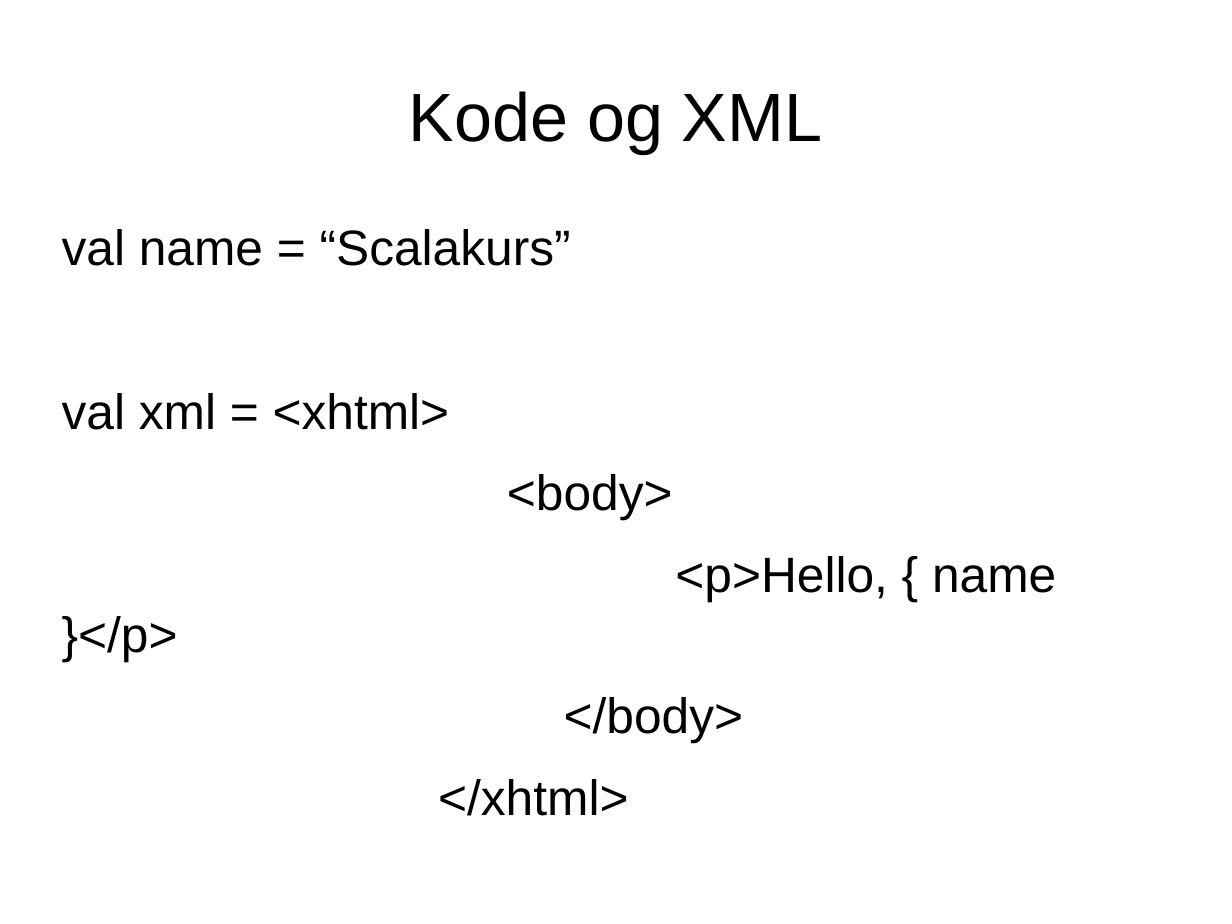
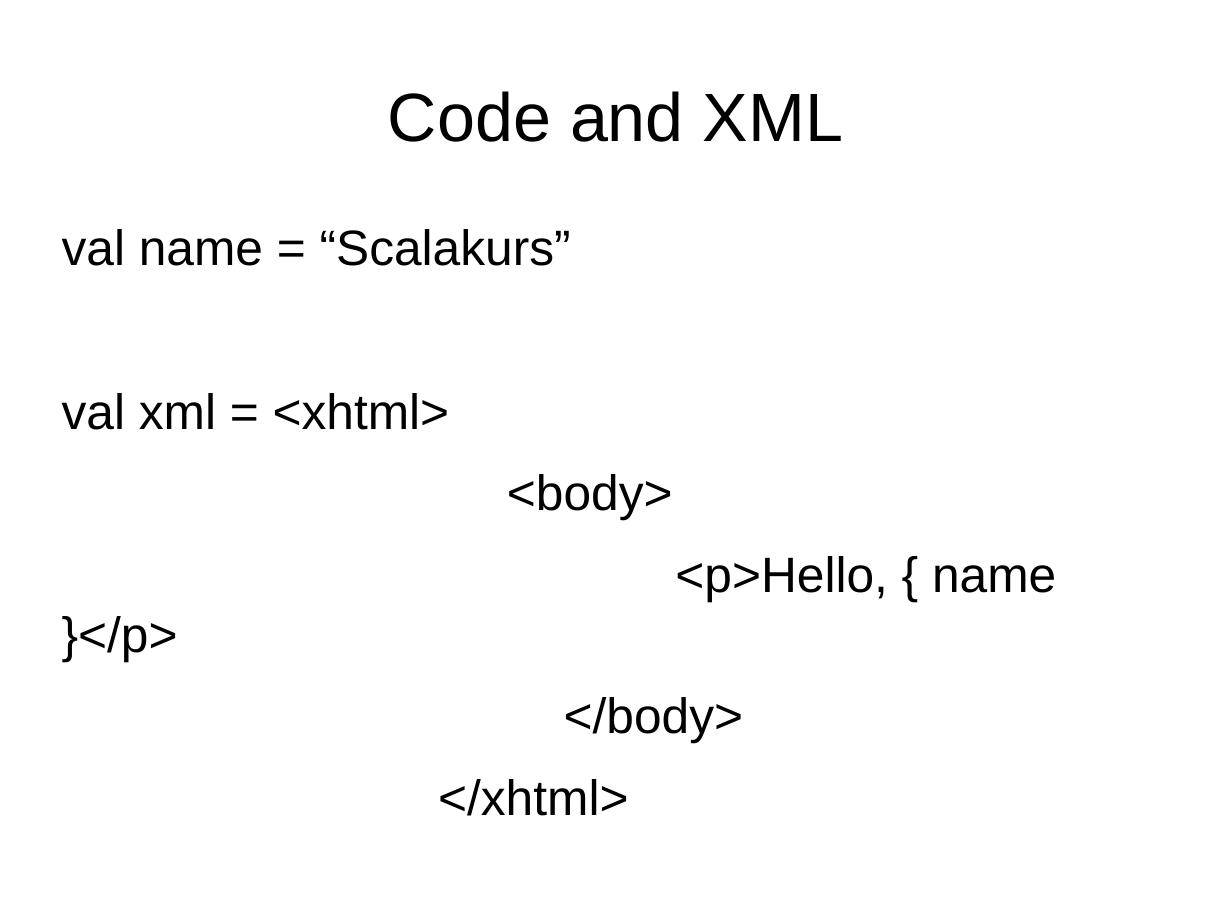
Before and after one commit to javaBin/scala-training-slides, a slide deck: slide 3 of 2.4 - XML.odp. Drawn at 1232x924 pixels with LibreOffice and Linux fonts; fonts in the diff are those of the drawing; background and template pictures are left out. Boxes give left, top, right and bottom in pixels: in the first picture for what was removed or moved away, otherwise in the second. Text is boxed around its words. In the diff, an @@ line names an element or a change of style, - is before the commit and + after.

```diff
--- a/2.4 - XML.odp
+++ b/2.4 - XML.odp
@@ title at bbox=[388, 91, 843, 142]: text changed @@
-Kode og XML
+Code and XML
```
Also in this commit, not shown: 2 other slides changed.
